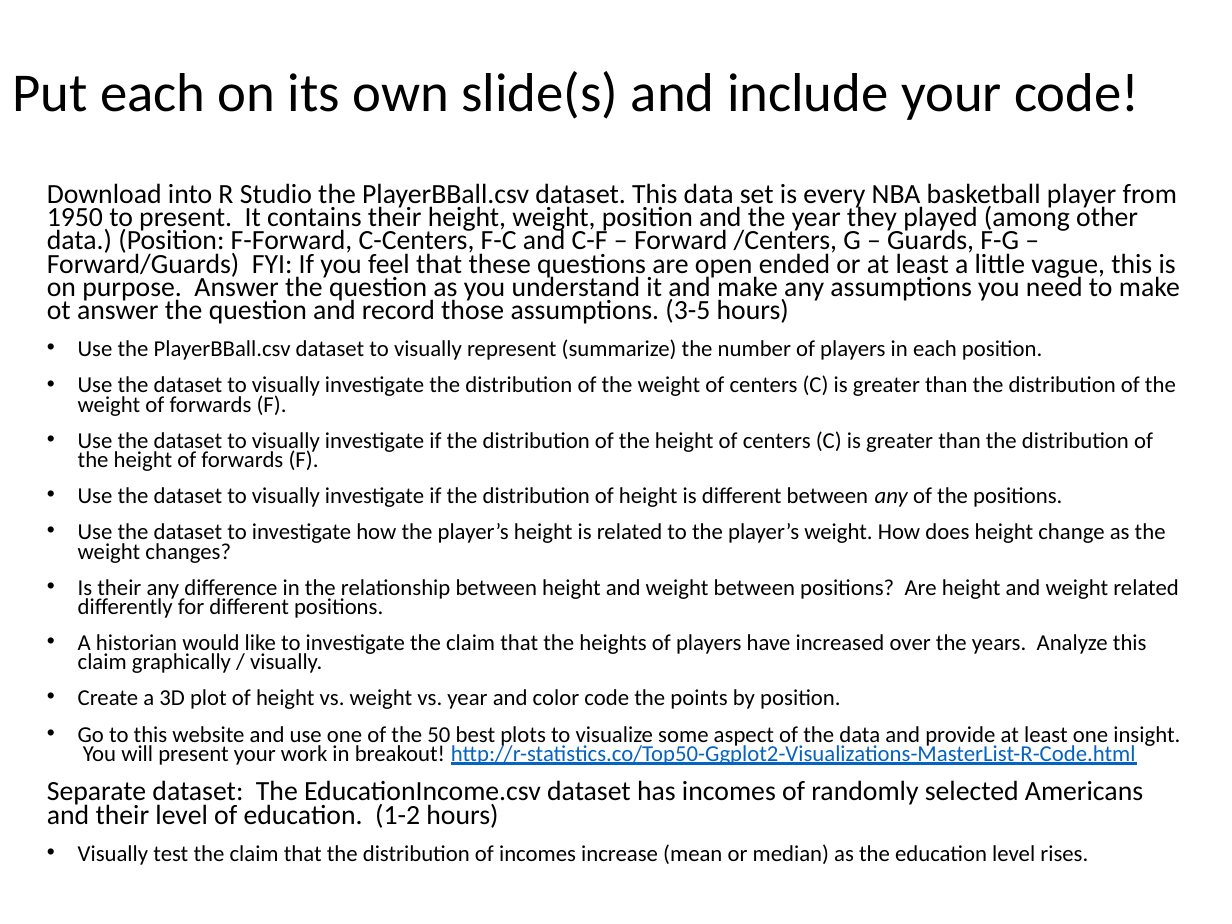
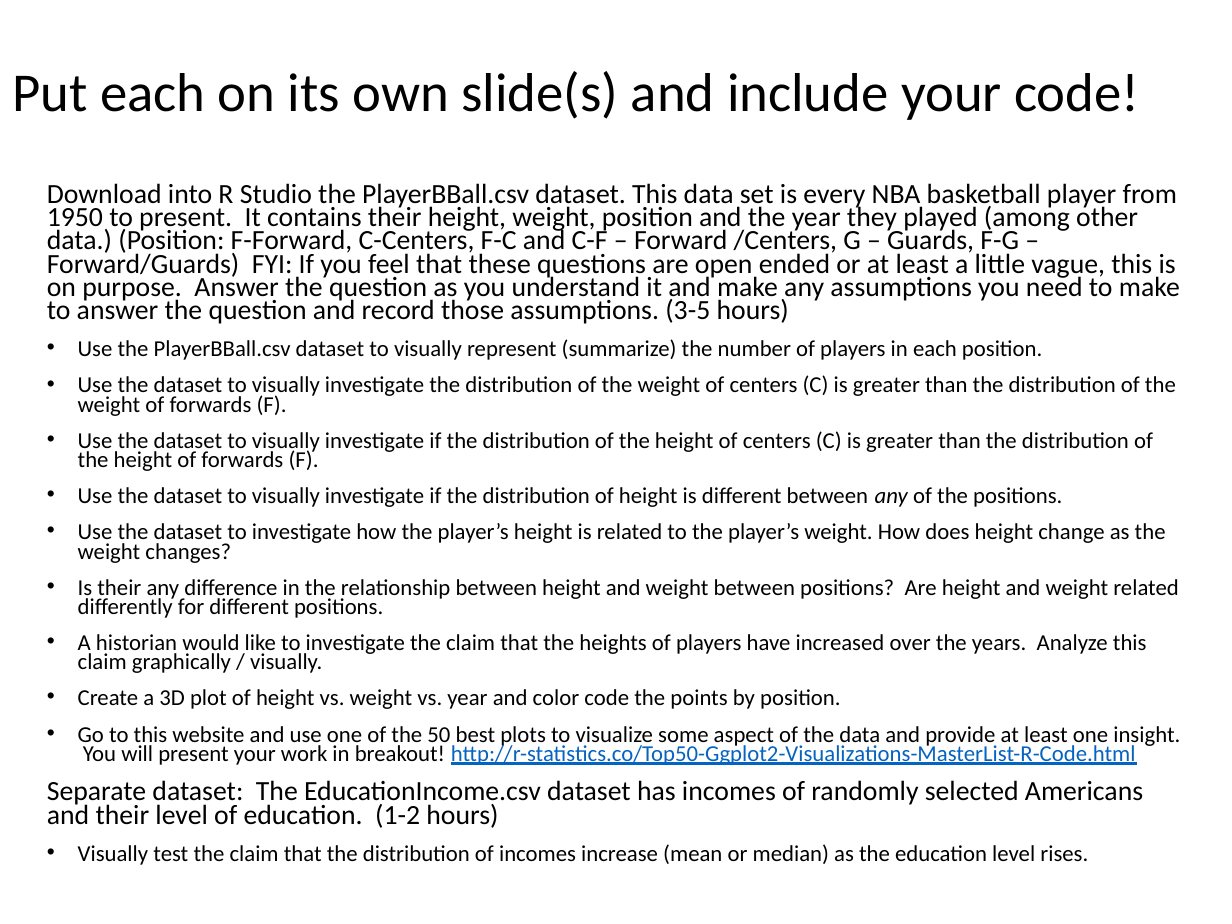
Before and after one commit to BivinSadler/MSDS_6306_Doing-Data-Science, a slide deck: slide 2 of Unit 2/For LIve Session Unit 2 Student.pptx. Drawn at 1232x924 pixels with LibreOffice and Linux fonts; fonts in the diff are those of the drawing. Boxes give left, top, right and bottom in pixels: in the first picture for what was removed or moved away, otherwise in the second. Text is boxed around its words. In the diff, an @@ line names an element or a change of style, - is before the commit and + after.

```diff
--- a/Unit 2/For LIve Session Unit 2 Student.pptx
+++ b/Unit 2/For LIve Session Unit 2 Student.pptx
@@ text at (47,183,1180,324): text changed @@
-Download into R Studio the PlayerBBall.csv dataset. This data set is every NBA basketball player from 1950 to present. It contains their height, weight, position and the year they played (among other data.) (Position: F-Forward, C-Centers, F-C and C-F – Forward /Centers, G – Guards, F-G – Forward/Guards) FYI: If you feel that these questions are open ended or at least a little vague, this is on purpose. Answer the question as you understand it and make any assumptions you need to make ot answer the question and record those assumptions. (3-5 hours)
+Download into R Studio the PlayerBBall.csv dataset. This data set is every NBA basketball player from 1950 to present. It contains their height, weight, position and the year they played (among other data.) (Position: F-Forward, C-Centers, F-C and C-F – Forward /Centers, G – Guards, F-G – Forward/Guards) FYI: If you feel that these questions are open ended or at least a little vague, this is on purpose. Answer the question as you understand it and make any assumptions you need to make to answer the question and record those assumptions. (3-5 hours)
```
